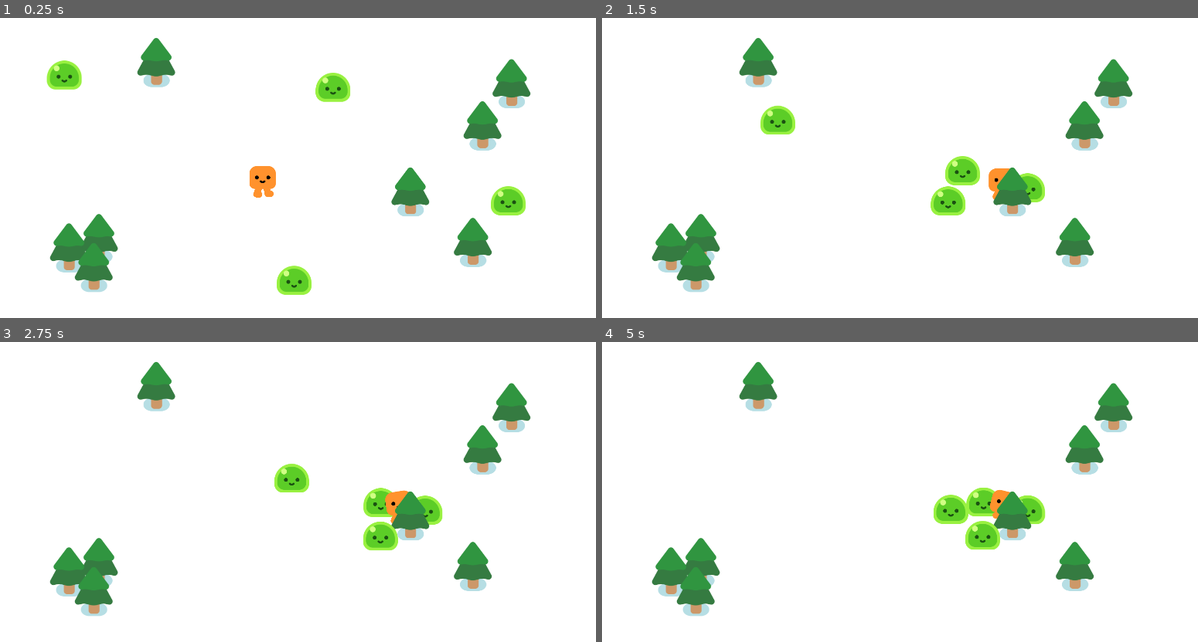
Above: before the commit, frames 1-4 (two rows, left to right).
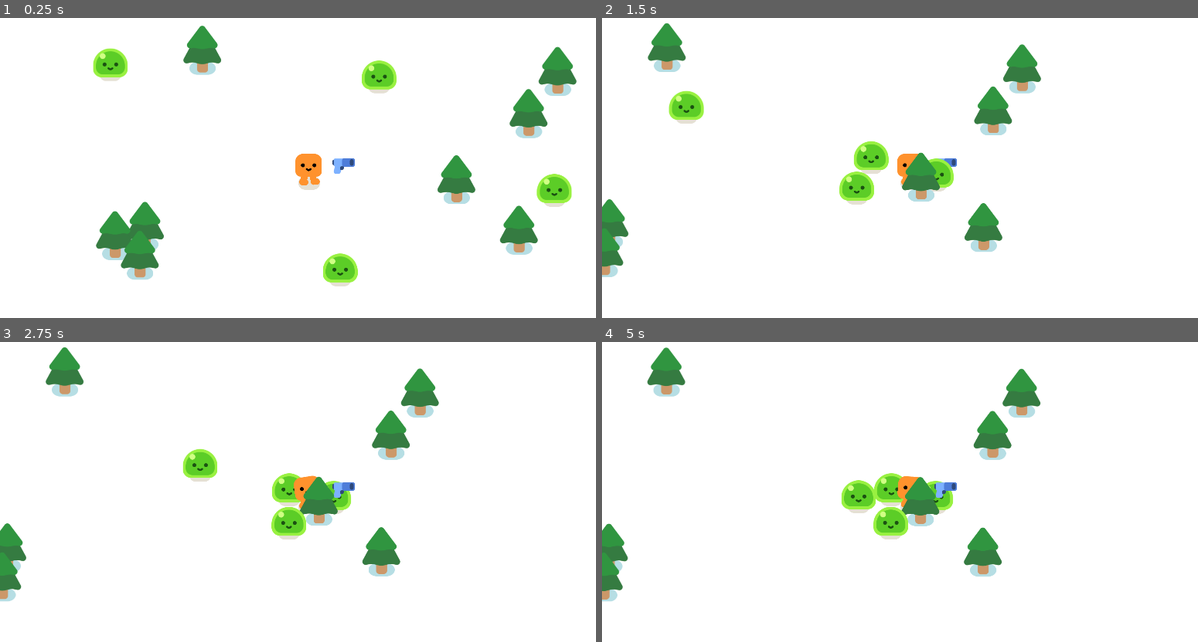
Above: after the commit, the same moments.

Repository: qwertyuiopasdfghjklzxcvbnm1234567890000/Final-Project
Game: Godot game, scene res://survivors_game.tscn
The game is run twice, just before and just after one commit, with the same random seed, the same clock (stepped at 60 frames per second) and the same inputs.
Inputs:
- Up to frame 1 (0.25 s): no input
- Up to frame 2 (1.5 s): hold D (move_right) 0.53-1.28 s; hold S (move_down) from 1.28 s (still down)
- Up to frame 3 (2.75 s): release S (move_down) at 2.03 s; hold D (move_right) from 2.03 s (still down)
- Up to frame 4 (5 s): release D (move_right) at 2.78 s; hold W (move_up) 2.78-3.53 s; hold A (move_left) from 3.53 s (still down)

The runs differ from the first frame. In frame 1, 15% of the frame differs, in the area x 7-97%, y 2-93%; in frame 2, 13%; in frame 3, 13%; in frame 4, 13%.

Commit message:
make the view follow the player + give a weapon to the player complete

Diff:
--- /dev/null
+++ b/gun.gd
@@ -0,0 +1 @@
+extends Area2D
--- /dev/null
+++ b/gun.tscn
@@ -0,0 +1,20 @@
+[gd_scene load_steps=3 format=3 uid="uid://dlymuuvhtd3ss"]
+
+[ext_resource type="Texture2D" uid="uid://cswb5do8rrj7q" path="res://pistol/pistol.png" id="1_dgua8"]
+
+[sub_resource type="CircleShape2D" id="CircleShape2D_xvr7a"]
+radius = 406.005
+
+[node name="Gun" type="Area2D"]
+
+[node name="CollisionShape2D" type="CollisionShape2D" parent="."]
+shape = SubResource("CircleShape2D_xvr7a")
+
+[node name="Marker2D" type="Marker2D" parent="."]
+
+[node name="Pistol" type="Sprite2D" parent="Marker2D"]
+position = Vector2(107, -13)
+texture = ExtResource("1_dgua8")
+
+[node name="ShootingPoint" type="Marker2D" parent="Marker2D/Pistol"]
+position = Vector2(25, -10)
--- a/player.tscn
+++ b/player.tscn
@@ -1,7 +1,8 @@
-[gd_scene load_steps=4 format=3 uid="uid://bjafonvb1o423"]
+[gd_scene load_steps=5 format=3 uid="uid://bjafonvb1o423"]
 
 [ext_resource type="PackedScene" uid="uid://pbmyh1qru7p" path="res://characters/happy_boo/happy_boo.tscn" id="1_cp4x2"]
 [ext_resource type="Script" path="res://player.gd" id="1_u1dh7"]
+[ext_resource type="PackedScene" uid="uid://dlymuuvhtd3ss" path="res://gun.tscn" id="3_r3ava"]
 
 [sub_resource type="CircleShape2D" id="CircleShape2D_8xsat"]
 radius = 29.15
@@ -14,3 +15,8 @@
 
 [node name="CollisionShape2D" type="CollisionShape2D" parent="."]
 shape = SubResource("CircleShape2D_8xsat")
+
+[node name="Camera2D" type="Camera2D" parent="."]
+
+[node name="Gun" parent="." instance=ExtResource("3_r3ava")]
+position = Vector2(0, -40)
--- a/survivors_game.tscn
+++ b/survivors_game.tscn
@@ -7,7 +7,10 @@
 [node name="Game" type="Node2D"]
 y_sort_enabled = true
 
-[node name="ColorRect" type="ColorRect" parent="."]
+[node name="CanvasLayer" type="CanvasLayer" parent="."]
+layer = -39
+
+[node name="ColorRect" type="ColorRect" parent="CanvasLayer"]
 offset_right = 1920.0
 offset_bottom = 1080.0
 
